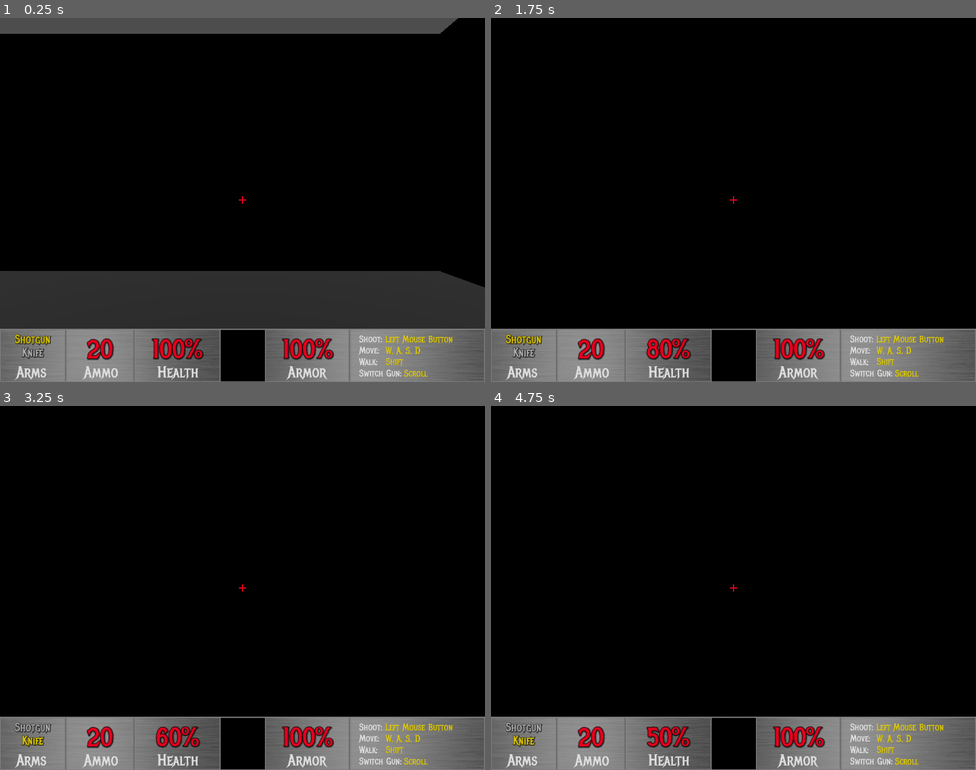
Above: before the commit, frames 1-4 (two rows, left to right).
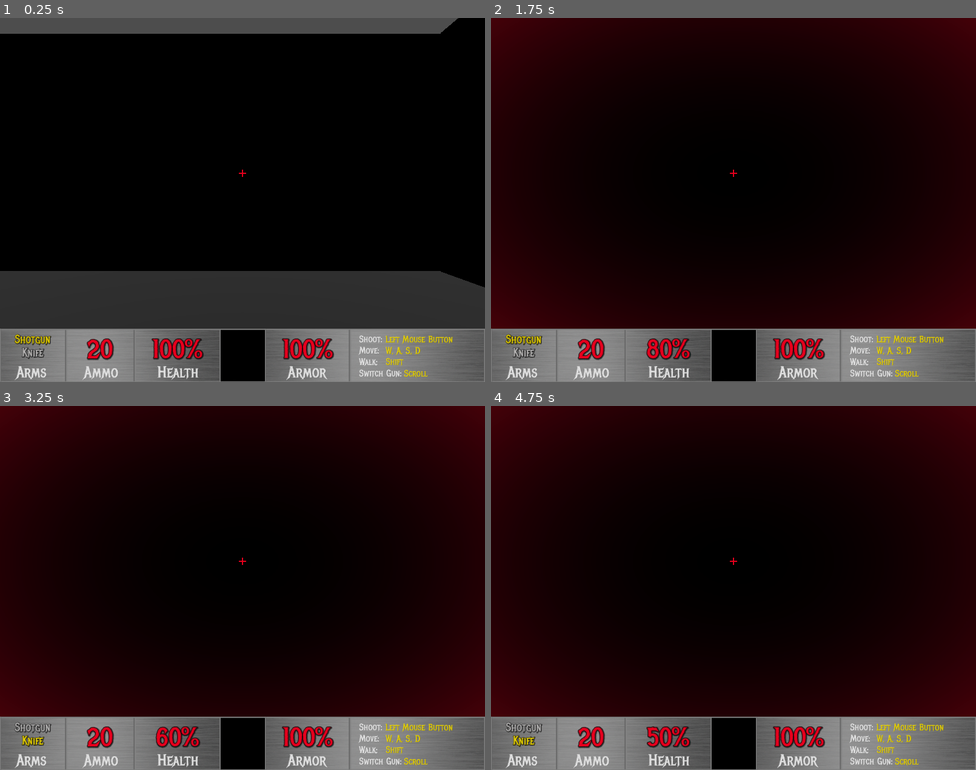
Above: after the commit, the same moments.

Repository: MisterIXI/godot-wildjam-71
Game: Godot game, scene res://scenes/_debug/oli/oli_fps.tscn
Same seed, same stepped clock (60 frames per second), same inputs: the game is played once before the commit and once after it. This scene is started directly instead of the project's main scene.
Inputs (mouse positions are in pixels of both pictures, inside the frame that each line leads up to):
- Up to frame 1 (0.25 s): no input
- Up to frame 2 (1.75 s): tap Enter at 0.5 s; move the mouse to (757, 200) at 0.52 s; hold W (up) from 0.53 s (still down); tap F (f) at 0.6, 1.55 s; tap R (r) at 0.8, 1.35 s; tap Space (space) at 1.25 s; move the mouse to (709, 200) at 1.27 s
- Up to frame 3 (3.25 s): keep holding W (up); move the mouse to (252, 580) at 2.02 s; tap F (f) at 2.1, 3.05 s; tap R (r) at 2.3 s; tap Enter at 2.75 s; move the mouse to (237, 595) at 2.77 s; tap Middle mouse button (mmb) at 2.85 s
- Up to frame 4 (4.75 s): keep holding W (up); move the mouse to (767, 591) at 3.52 s; tap R (r) at 3.6 s; tap Space (space) at 4.25 s; move the mouse to (694, 584) at 4.27 s; tap Shift (shift) at 4.35 s; tap F (f) at 4.55 s

The runs differ from the first frame. In frame 1, less than 0.1% of the frame differs, in the area x 49-51%, y 41-51%; in frame 2, 37%, in the area x 0-100%, y 0-86%; in frame 3, 37%; in frame 4, 37%.

Commit message:
effects

Diff:
--- /dev/null
+++ b/bad-apple/components/fps/fps_show_node_on_resource.gd
@@ -0,0 +1,34 @@
+class_name FpsShowNodeOnResource
+extends Node
+## Shows on on resource event
+
+## Duration in seconds of the opacity fade animation.
+@export var node : Node = null
+@export var on_health_damage : bool = false
+@export var on_health_heal : bool = false
+@export var on_armor_damage : bool = false
+@export var on_armor_heal : bool = false
+
+
+func _ready():
+	FpsResourceManagerInstance.health_damaged.connect(_on_health_damaged)
+	FpsResourceManagerInstance.health_healed.connect(_on_health_healed)
+	FpsResourceManagerInstance.armor_damaged.connect(_on_armor_damaged)
+	FpsResourceManagerInstance.armor_healed.connect(_on_armor_healed)
+
+
+func _on_health_damaged():
+	if on_health_damage:
+		node.show()
+
+func _on_health_healed():
+	if on_health_heal:
+		node.show()
+
+func _on_armor_damaged():
+	if on_armor_damage:
+		node.show()
+
+func _on_armor_healed():
+	if on_armor_heal:
+		node.show()
--- a/bad-apple/components/general/modulate_on_visible.gd
+++ b/bad-apple/components/general/modulate_on_visible.gd
@@ -4,6 +4,8 @@
 
 ## Duration in seconds of the opacity fade animation.
 @export_range(0.1, 3) var animation_duration: float = 0.15
+## If true, the parent node will be hidden when the animation finishes.
+@export var hide_when_finished: bool = false
 
 
 var parent
@@ -18,3 +20,12 @@
 		var tween = get_tree().create_tween()
 		tween.set_pause_mode(Tween.TWEEN_PAUSE_PROCESS)
 		tween.tween_property(parent, "modulate:a", 1, animation_duration)
+
+		if hide_when_finished:
+			await tween.finished
+			tween.kill()
+			tween = get_tree().create_tween()
+			tween.set_pause_mode(Tween.TWEEN_PAUSE_PROCESS)
+			tween.tween_property(parent, "modulate:a", 0, animation_duration)
+			await tween.finished
+			parent.hide()
--- /dev/null
+++ b/bad-apple/components/general/reset_on_visible.gd
@@ -0,0 +1,33 @@
+class_name ResetOnVisible
+extends Node
+## Does an action when the parent node becomes visible.
+
+@export_group("General")
+@export var time_scale : bool = false
+
+@export_group("Reset windows")
+## Close all the windows in windows_to_close and open all the windows in windows_to_open when the button is clicked.
+@export var reset_windows : bool = false
+## Windows to close when the button is clicked. (Needs swap_windows to be enabled)
+@export var windows_to_close : Array[Node] = []
+## Windows to open when the button is clicked. (Needs swap_windows to be enabled)
+@export var windows_to_open : Array[Node] = []
+
+
+var _parent
+func _ready():
+	_parent = get_parent()
+	_parent.visibility_changed.connect(_on_visibility_changed)
+	_on_visibility_changed()
+
+
+func _on_visibility_changed():
+	if _parent.visible:
+		if reset_windows:
+			for window in windows_to_close:
+				window.hide()
+			for window in windows_to_open:
+				window.show()
+
+		if time_scale:
+			get_tree().paused = false
--- a/bad-apple/global/fps/fps_resource_manager.gd
+++ b/bad-apple/global/fps/fps_resource_manager.gd
@@ -21,14 +21,24 @@
 	get:
 		return health
 	set(value):
+		if value < health:
+			health_damaged.emit()
+		elif value > health:
+			health_healed.emit()
 		health = value
+		health = clamp(health, 0, 100)
 		health_changed.emit(health)
 
 @export var armor : int = 100:
 	get:
 		return armor
 	set(value):
+		if value < armor:
+			armor_damaged.emit()
+		elif value > armor:
+			armor_healed.emit()
 		armor = value
+		health = clamp(health, 0, 100)
 		armor_changed.emit(armor)
 
 @onready var _start_weapon : WEAPOND_TYPE = weapon
@@ -40,7 +50,11 @@
 signal weapon_changed(weapon : WEAPOND_TYPE)
 signal ammo_changed(ammo : int)
 signal health_changed(health : int)
+signal health_damaged()
+signal health_healed()
 signal armor_changed(armor : int)
+signal armor_damaged()
+signal armor_healed()
 
 func change_resource(resource : String, delta : int) -> void:
 	match resource:
@@ -49,7 +63,11 @@
 		"health":
 			set("health", health + delta)
 		"armor":
-			set("armor", armor + delta)
+			if armor - delta < 0:
+				set("health", health + armor - delta)
+				set("armor", 0)
+			else:
+				set("armor", armor + delta)
 		_:
 			print("Resource not found: " + resource)
 
--- a/bad-apple/scenes/_debug/oli/oli_fps.tscn
+++ b/bad-apple/scenes/_debug/oli/oli_fps.tscn
@@ -1,8 +1,9 @@
-[gd_scene load_steps=14 format=3 uid="uid://dxryxu0ghogbv"]
+[gd_scene load_steps=15 format=3 uid="uid://dxryxu0ghogbv"]
 
 [ext_resource type="PackedScene" uid="uid://5rw8e76sa14y" path="res://scenes/fps/character/fps_character.tscn" id="1_yoab8"]
 [ext_resource type="Script" path="res://scenes/_debug/oli/fps_test_keybinds.gd" id="4_5jj5w"]
-[ext_resource type="PackedScene" uid="uid://c3a8ulxx0j6sy" path="res://scenes/fps/fps_hud.tscn" id="4_gtln0"]
+[ext_resource type="PackedScene" uid="uid://c3a8ulxx0j6sy" path="res://scenes/fps/hud/fps_hud.tscn" id="4_gtln0"]
+[ext_resource type="Script" path="res://components/general/reset_on_visible.gd" id="5_b0m4i"]
 [ext_resource type="Script" path="res://components/fps/fps_weapon_changer.gd" id="7_slocy"]
 
 [sub_resource type="BoxShape3D" id="BoxShape3D_mvw6y"]
@@ -253,10 +254,14 @@
 
 [node name="FpsCharacter" parent="." instance=ExtResource("1_yoab8")]
 
+[node name="FpsHud" parent="." instance=ExtResource("4_gtln0")]
+
 [node name="FpsWeaponChanger" type="Node" parent="."]
 script = ExtResource("7_slocy")
 
-[node name="FpsHud" parent="." instance=ExtResource("4_gtln0")]
-
 [node name="FpsTestKeybinds" type="Node" parent="."]
 script = ExtResource("4_5jj5w")
+
+[node name="ResetOnVisible" type="Node" parent="."]
+script = ExtResource("5_b0m4i")
+time_scale = true
--- /dev/null
+++ b/bad-apple/scenes/fps/hud/effects/armor_damage_effect.tscn
@@ -0,0 +1,18 @@
+[gd_scene load_steps=3 format=3 uid="uid://drr38biqllyqe"]
+
+[sub_resource type="Gradient" id="Gradient_0n64p"]
+colors = PackedColorArray(0, 0, 0, 0, 0.239216, 0.239216, 0.239216, 0.639216)
+
+[sub_resource type="GradientTexture2D" id="GradientTexture2D_24bx4"]
+gradient = SubResource("Gradient_0n64p")
+width = 1280
+height = 820
+fill = 1
+fill_from = Vector2(0.5, 0.5)
+
+[node name="ArmorDamageEffect" type="TextureRect"]
+visible = false
+offset_right = 1280.0
+offset_bottom = 820.0
+mouse_filter = 2
+texture = SubResource("GradientTexture2D_24bx4")
--- /dev/null
+++ b/bad-apple/scenes/fps/hud/effects/armor_heal_effect.tscn
@@ -0,0 +1,18 @@
+[gd_scene load_steps=3 format=3 uid="uid://csh330pwm8ntw"]
+
+[sub_resource type="Gradient" id="Gradient_0n64p"]
+colors = PackedColorArray(0, 0, 0, 0, 0, 0.51118, 0.772846, 0.294118)
+
+[sub_resource type="GradientTexture2D" id="GradientTexture2D_24bx4"]
+gradient = SubResource("Gradient_0n64p")
+width = 1280
+height = 820
+fill = 1
+fill_from = Vector2(0.5, 0.5)
+
+[node name="ArmorHealEffect" type="TextureRect"]
+visible = false
+offset_right = 1280.0
+offset_bottom = 820.0
+mouse_filter = 2
+texture = SubResource("GradientTexture2D_24bx4")
--- /dev/null
+++ b/bad-apple/scenes/fps/hud/effects/damage_effect.tscn
@@ -0,0 +1,21 @@
+[gd_scene load_steps=3 format=3 uid="uid://cef5pbbagysxt"]
+
+[sub_resource type="Gradient" id="Gradient_0n64p"]
+colors = PackedColorArray(0, 0, 0, 0, 1, 0.0156863, 0.133333, 0.294118)
+
+[sub_resource type="GradientTexture2D" id="GradientTexture2D_xcthr"]
+gradient = SubResource("Gradient_0n64p")
+width = 1280
+height = 820
+fill = 1
+fill_from = Vector2(0.5, 0.5)
+
+[node name="DamageEffect" type="TextureRect"]
+anchors_preset = 15
+anchor_right = 1.0
+anchor_bottom = 1.0
+offset_bottom = -140.0
+grow_horizontal = 2
+grow_vertical = 2
+mouse_filter = 2
+texture = SubResource("GradientTexture2D_xcthr")
--- /dev/null
+++ b/bad-apple/scenes/fps/hud/effects/heal_effect.tscn
@@ -0,0 +1,18 @@
+[gd_scene load_steps=3 format=3 uid="uid://d4lk6fixc1wv6"]
+
+[sub_resource type="Gradient" id="Gradient_0n64p"]
+colors = PackedColorArray(0, 0, 0, 0, 1.97336e-06, 0.586754, 0.0408179, 0.294118)
+
+[sub_resource type="GradientTexture2D" id="GradientTexture2D_w6g32"]
+gradient = SubResource("Gradient_0n64p")
+width = 1280
+height = 820
+fill = 1
+fill_from = Vector2(0.5, 0.5)
+
+[node name="HealEffect" type="TextureRect"]
+visible = false
+offset_right = 1280.0
+offset_bottom = 820.0
+mouse_filter = 2
+texture = SubResource("GradientTexture2D_w6g32")
--- a/bad-apple/scenes/fps/fps_hud.tscn
+++ b/bad-apple/scenes/fps/hud/fps_hud.tscn
@@ -1,15 +1,31 @@
-[gd_scene load_steps=11 format=3 uid="uid://c3a8ulxx0j6sy"]
+[gd_scene load_steps=19 format=3 uid="uid://c3a8ulxx0j6sy"]
 
 [ext_resource type="Texture2D" uid="uid://ht358scd52px" path="res://assets/images/fps/fps_hud.png" id="1_iwxiq"]
+[ext_resource type="PackedScene" uid="uid://cef5pbbagysxt" path="res://scenes/fps/hud/effects/damage_effect.tscn" id="1_jslm2"]
 [ext_resource type="LabelSettings" uid="uid://bk2irodcggxa8" path="res://resources/fps/fps_arms_active.tres" id="2_arb7m"]
 [ext_resource type="Script" path="res://components/fps/fps_change_resource_label.gd" id="3_430uw"]
 [ext_resource type="LabelSettings" uid="uid://q86xmymo8tk6" path="res://resources/fps/fps_arms_inactive.tres" id="4_a3n3q"]
+[ext_resource type="PackedScene" uid="uid://drr38biqllyqe" path="res://scenes/fps/hud/effects/armor_damage_effect.tscn" id="4_dpddx"]
 [ext_resource type="LabelSettings" uid="uid://cwc5q3642qmqo" path="res://resources/fps/fps_hud_numbers.tres" id="5_d15f2"]
+[ext_resource type="PackedScene" uid="uid://d4lk6fixc1wv6" path="res://scenes/fps/hud/effects/heal_effect.tscn" id="5_g66am"]
+[ext_resource type="PackedScene" uid="uid://csh330pwm8ntw" path="res://scenes/fps/hud/effects/armor_heal_effect.tscn" id="6_ar878"]
 [ext_resource type="Script" path="res://scenes/fps/fps_restart_menu.gd" id="6_gqpak"]
 [ext_resource type="Script" path="res://components/general/hide_node_on_visible.gd" id="7_8udej"]
 [ext_resource type="Script" path="res://components/general/pause_on_visible.gd" id="8_f0dpd"]
 [ext_resource type="Script" path="res://components/general/modulate_on_visible.gd" id="9_drjrd"]
 [ext_resource type="Script" path="res://components/general/resize_on_visible.gd" id="10_ai8kp"]
+[ext_resource type="Script" path="res://components/fps/fps_show_node_on_resource.gd" id="12_0m2rb"]
+[ext_resource type="Script" path="res://components/general/reset_on_visible.gd" id="13_plsmq"]
+
+[sub_resource type="Gradient" id="Gradient_0n64p"]
+colors = PackedColorArray(0, 0, 0, 0, 1.97336e-06, 0.586754, 0.0408179, 0.294118)
+
+[sub_resource type="GradientTexture2D" id="GradientTexture2D_24bx4"]
+gradient = SubResource("Gradient_0n64p")
+width = 1280
+height = 820
+fill = 1
+fill_from = Vector2(0.5, 0.5)
 
 [node name="FpsHud" type="Control"]
 layout_mode = 3
@@ -21,6 +37,76 @@
 size_flags_horizontal = 3
 size_flags_vertical = 3
 mouse_filter = 2
+
+[node name="Effects" type="Control" parent="."]
+layout_mode = 1
+anchors_preset = 15
+anchor_right = 1.0
+anchor_bottom = 1.0
+grow_horizontal = 2
+grow_vertical = 2
+mouse_filter = 2
+
+[node name="DamageEffect" parent="Effects" instance=ExtResource("1_jslm2")]
+visible = false
+layout_mode = 0
+anchors_preset = 0
+anchor_right = 0.0
+anchor_bottom = 0.0
+offset_right = 1280.0
+offset_bottom = 820.0
+grow_horizontal = 1
+grow_vertical = 1
+
+[node name="ModulateOnVisible" type="Node" parent="Effects/DamageEffect"]
+script = ExtResource("9_drjrd")
+animation_duration = 0.2
+hide_when_finished = true
+
+[node name="FpsShowNodeOnResource" type="Node" parent="Effects" node_paths=PackedStringArray("node")]
+script = ExtResource("12_0m2rb")
+node = NodePath("../DamageEffect")
+on_health_damage = true
+
+[node name="ArmorDamageEffect" parent="Effects" instance=ExtResource("4_dpddx")]
+layout_mode = 0
+
+[node name="ModulateOnVisible" type="Node" parent="Effects/ArmorDamageEffect"]
+script = ExtResource("9_drjrd")
+animation_duration = 0.2
+hide_when_finished = true
+
+[node name="FpsShowNodeOnResource4" type="Node" parent="Effects" node_paths=PackedStringArray("node")]
+script = ExtResource("12_0m2rb")
+node = NodePath("../ArmorDamageEffect")
+on_armor_damage = true
+
+[node name="HealEffect" parent="Effects" instance=ExtResource("5_g66am")]
+layout_mode = 0
+texture = SubResource("GradientTexture2D_24bx4")
+
+[node name="ModulateOnVisible" type="Node" parent="Effects/HealEffect"]
+script = ExtResource("9_drjrd")
+animation_duration = 0.3
+hide_when_finished = true
+
+[node name="FpsShowNodeOnResource2" type="Node" parent="Effects" node_paths=PackedStringArray("node")]
+script = ExtResource("12_0m2rb")
+node = NodePath("../HealEffect")
+on_health_heal = true
+
+[node name="ArmorHealEffect" parent="Effects" instance=ExtResource("6_ar878")]
+layout_mode = 0
+
+[node name="ModulateOnVisible" type="Node" parent="Effects/ArmorHealEffect"]
+script = ExtResource("9_drjrd")
+animation_duration = 0.3
+hide_when_finished = true
+
+[node name="FpsShowNodeOnResource3" type="Node" parent="Effects" node_paths=PackedStringArray("node")]
+script = ExtResource("12_0m2rb")
+node = NodePath("../ArmorHealEffect")
+on_armor_heal = true
 
 [node name="Background" type="TextureRect" parent="."]
 layout_mode = 1
@@ -161,9 +247,9 @@
 anchor_right = 0.5
 anchor_bottom = 0.5
 offset_left = -20.0
-offset_top = -20.0
+offset_top = -90.0
 offset_right = 20.0
-offset_bottom = 20.0
+offset_bottom = -50.0
 grow_horizontal = 2
 grow_vertical = 2
 mouse_filter = 2
@@ -233,6 +319,7 @@
 color = Color(0.901961, 0, 0.113725, 1)
 
 [node name="RestartMenu" type="Control" parent="."]
+process_mode = 3
 layout_mode = 1
 anchors_preset = 15
 anchor_right = 1.0
@@ -259,7 +346,26 @@
 grow_vertical = 2
 mouse_filter = 2
 
-[node name="HeadingLabel" type="Label" parent="RestartMenu/Labels"]
+[node name="DamageEffect" parent="RestartMenu/Labels" instance=ExtResource("1_jslm2")]
+process_mode = 3
+layout_mode = 0
+anchors_preset = 0
+anchor_right = 0.0
+anchor_bottom = 0.0
+offset_left = -620.0
+offset_top = -460.0
+offset_right = 620.0
+offset_bottom = 320.0
+grow_horizontal = 1
+grow_vertical = 1
+
+[node name="Text" type="Control" parent="RestartMenu/Labels"]
+anchors_preset = 0
+offset_right = 40.0
+offset_bottom = 40.0
+mouse_filter = 2
+
+[node name="HeadingLabel" type="Label" parent="RestartMenu/Labels/Text"]
 process_mode = 3
 layout_mode = 1
 anchors_preset = 8
@@ -278,7 +384,7 @@
 horizontal_alignment = 1
 vertical_alignment = 1
 
-[node name="RetryLabel" type="Label" parent="RestartMenu/Labels"]
+[node name="RetryLabel" type="Label" parent="RestartMenu/Labels/Text"]
 process_mode = 3
 layout_mode = 1
 anchors_preset = 8
@@ -297,18 +403,24 @@
 horizontal_alignment = 1
 vertical_alignment = 1
 
+[node name="ResizeOnVisible" type="Node" parent="RestartMenu/Labels/Text"]
+process_mode = 3
+script = ExtResource("10_ai8kp")
+
 [node name="HideNodeOnVisible" type="Node" parent="RestartMenu/Labels" node_paths=PackedStringArray("node")]
 process_mode = 3
 script = ExtResource("7_8udej")
 node = NodePath("../../../Crossair")
 
-[node name="ResizeOnVisible" type="Node" parent="RestartMenu/Labels"]
-process_mode = 3
-script = ExtResource("10_ai8kp")
-
 [node name="PauseOnVisible" type="Node" parent="RestartMenu/Labels"]
 script = ExtResource("8_f0dpd")
 
 [node name="ModulateOnVisible" type="Node" parent="RestartMenu/Labels"]
 script = ExtResource("9_drjrd")
-animation_duration = 0.5
+animation_duration = 0.3
+
+[node name="ResetOnVisible" type="Node" parent="." node_paths=PackedStringArray("windows_to_close", "windows_to_open")]
+script = ExtResource("13_plsmq")
+reset_windows = true
+windows_to_close = [NodePath("../Effects/DamageEffect"), NodePath("../RestartMenu/Labels"), NodePath("../Effects/HealEffect"), NodePath("../Effects/ArmorDamageEffect"), NodePath("../Effects/ArmorHealEffect")]
+windows_to_open = [NodePath("../Crossair")]
